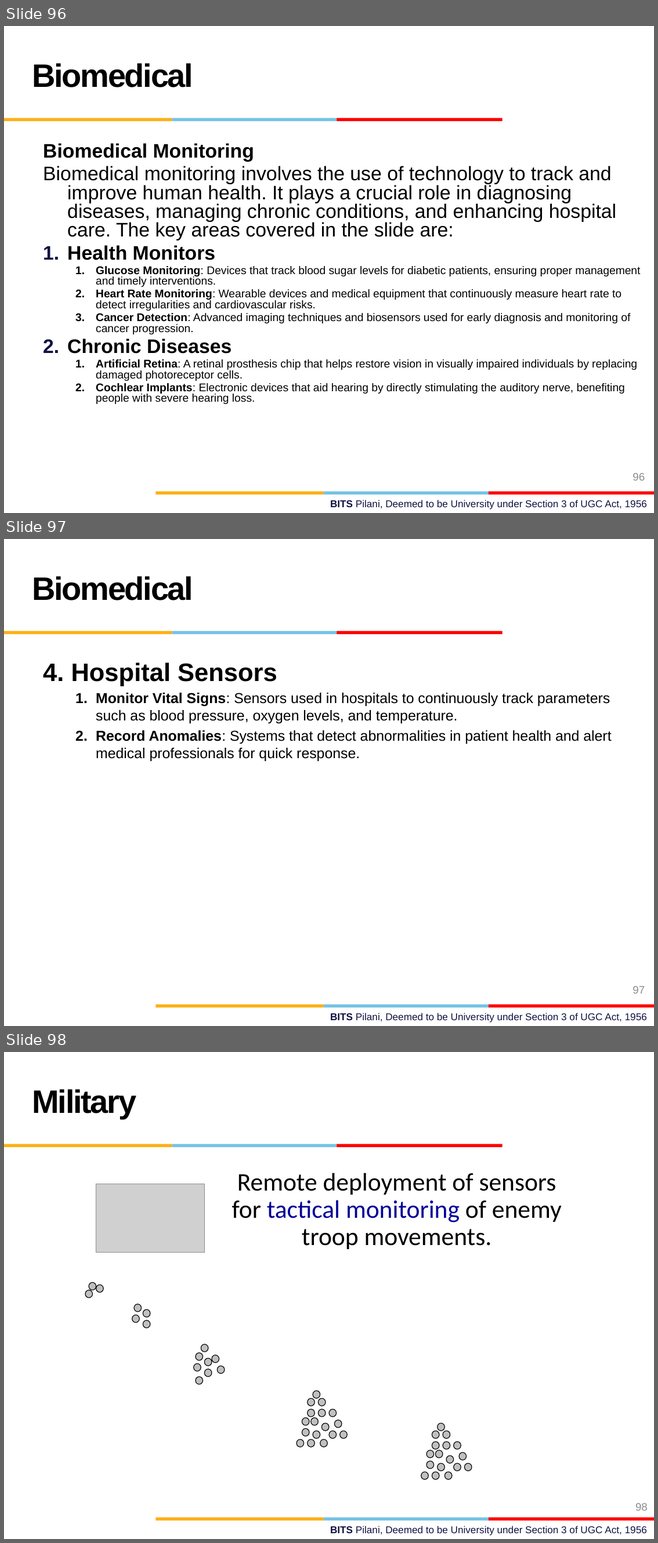
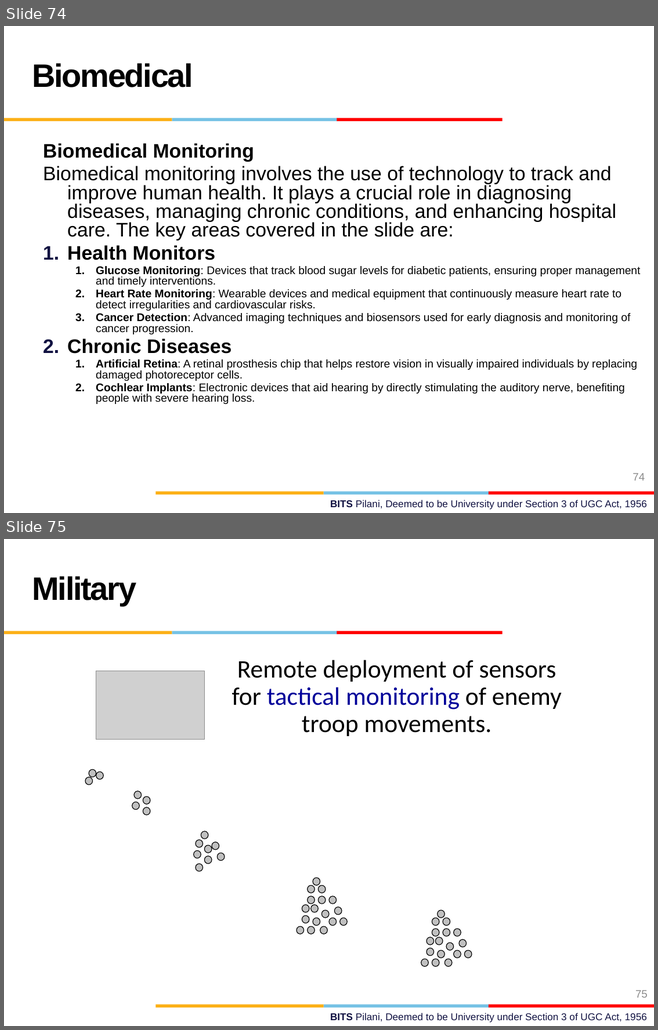
Before and after one commit to AbidKhan01ak/Mtech-7th-Sem, a slide deck: NEA/NEA.pptx. Shown one above the other, each under a label of ours: slides 96, 97 and 98 before the commit, slides 74 and 75 after it. The pictures are 658x1543 and 658x1030 pixels, drawn with LibreOffice and Linux fonts; fonts in the diff are those of the drawing; grey boxes stand for pictures; background and template pictures are left out. Boxes give left, top, right and bottom in pixels: in the first picture for what was removed or moved away, otherwise in the second. Text is boxed around its words. In the diff, an @@ line names an element or a change of style, - is before the commit and + after.

```diff
--- a/NEA/NEA.pptx
+++ b/NEA/NEA.pptx
@@ slide 97 removed at box(4, 539, 654, 1026), background #FFFFFF; not listed: 7 template elements that a slide beside it also shows @@
@@ text removed at box(32, 576, 194, 600) @@
-Biomedical
@@ text removed at box(43, 663, 611, 761) @@
-4. Hospital Sensors
-  1. Monitor Vital Signs: Sensors used in hospitals to continuously track parameters such as blood pressure, oxygen levels, and temperature.
-  2. Record Anomalies: Systems that detect abnormalities in patient health and alert medical professionals for quick response.
@@ page number removed at box(632, 986, 644, 994) @@
-97
@@ what was slide 96 is now slide 74 @@
@@ page number at box(632, 473, 644, 481): text changed @@
-96
+74
@@ what was slide 98 is now slide 75 @@
@@ page number at box(635, 990, 647, 998): text changed @@
-98
+75
```
Also in this commit, not shown: 4 slides changed, 13 slides added, 35 other slides removed.
